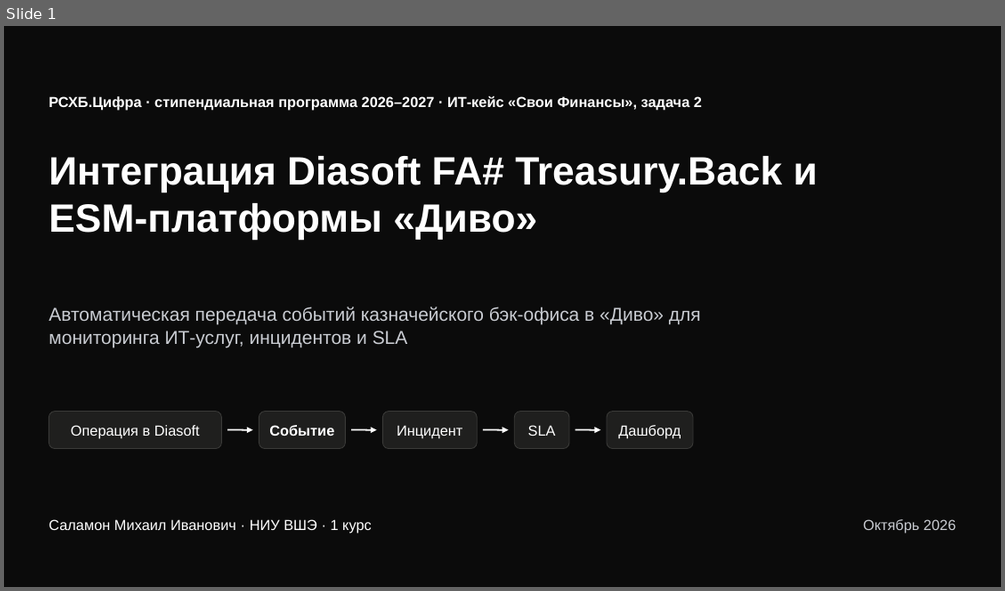
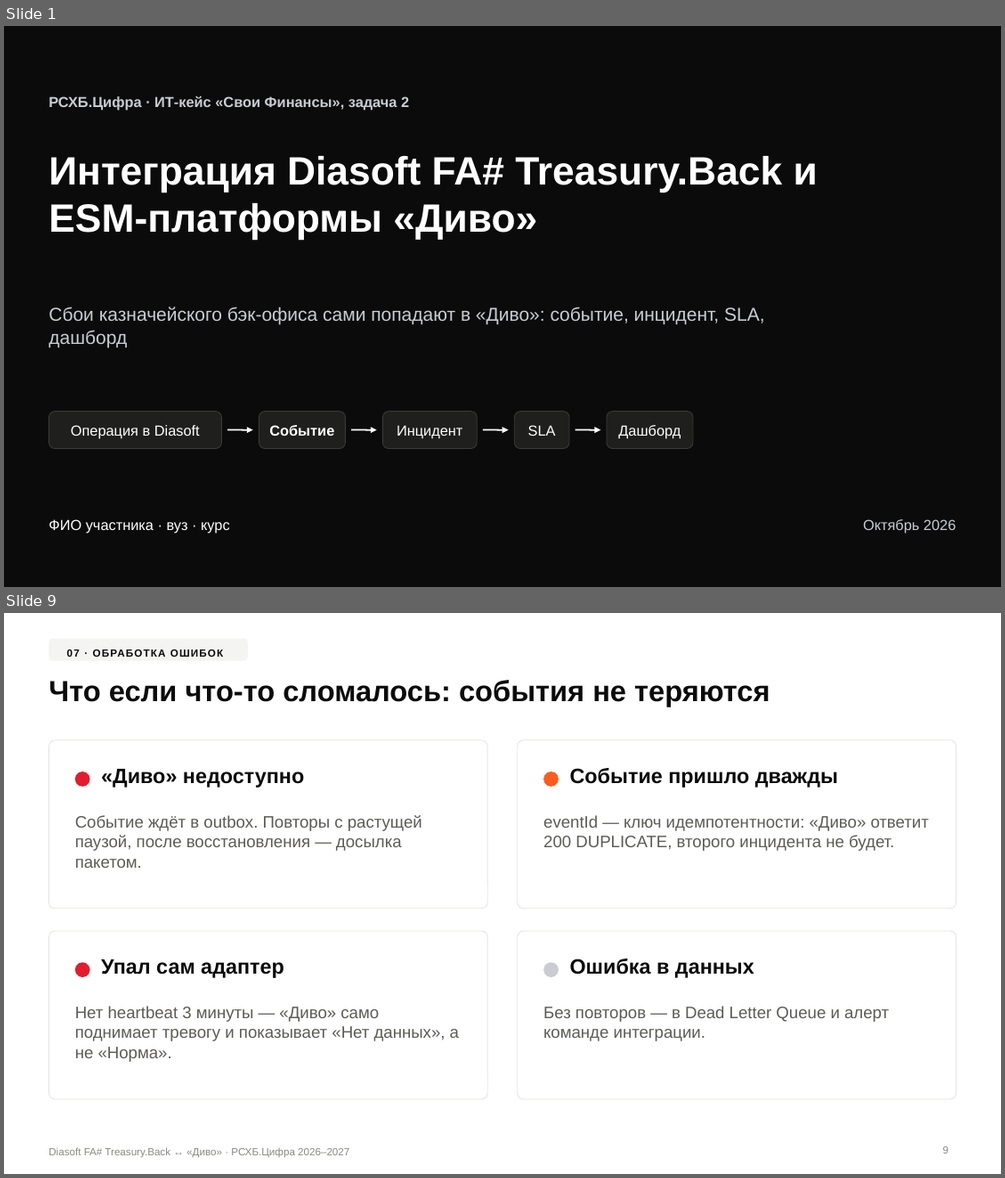
Before and after one commit to schierketsu/rshb, a slide deck: presentation/Diasoft-Divo-integration.pptx. Shown one above the other, each under a label of ours: slide 1 before the commit, slides 1 and 9 after it; the slides between them are not shown. The pictures are 1005x591 and 1005x1178 pixels, drawn with LibreOffice and Linux fonts; fonts in the diff are those of the drawing. Boxes give left, top, right and bottom in pixels: in the first picture for what was removed or moved away, otherwise in the second. Text is boxed around its words. In the diff, an @@ line names an element or a change of style, - is before the commit and + after.

```diff
--- a/presentation/Diasoft-Divo-integration.pptx
+++ b/presentation/Diasoft-Divo-integration.pptx
@@ slide 9 added at (4, 613, 1001, 1174), background #FFFFFF @@
@@ rounded rectangle added at (48, 639, 248, 661), fill #F4F4F2, 10 pt, text #0B0B0B, bold @@
+07 · ОБРАБОТКА ОШИБОК
@@ title added at (48, 680, 769, 706), 28 pt, text #0B0B0B, bold @@
+Что если что-то сломалось: события не теряются
@@ rounded rectangle added at (48, 740, 488, 908), fill #FFFFFF, outline #E6E5E0 0.75 pt @@
@@ rounded rectangle added at (518, 740, 956, 908), fill #FFFFFF, outline #E6E5E0 0.75 pt @@
@@ ellipse added at (75, 771, 90, 787), fill #E31D2F @@
@@ text added at (101, 769, 304, 787), 20 pt, text #0B0B0B, bold @@
+«Диво» недоступно
@@ ellipse added at (544, 771, 558, 787), fill #FF5B1F @@
@@ text added at (570, 768, 838, 787), 20 pt, text #0B0B0B, bold @@
+Событие пришло дважды
@@ text added at (75, 815, 422, 868), 16 pt, text #5C5B57 @@
+Событие ждёт в outbox. Повторы с растущей паузой, после восстановления — досылка пакетом.
@@ text added at (543, 815, 929, 851), 16 pt, text #5C5B57 @@
+eventId — ключ идемпотентности: «Диво» ответит 200 DUPLICATE, второго инцидента не будет.
@@ rounded rectangle added at (48, 931, 488, 1099), fill #FFFFFF, outline #E6E5E0 0.75 pt @@
@@ rounded rectangle added at (518, 931, 956, 1099), fill #FFFFFF, outline #E6E5E0 0.75 pt @@
@@ text added at (101, 959, 284, 978), 20 pt, text #0B0B0B, bold @@
+Упал сам адаптер
@@ text added at (570, 958, 754, 978), 20 pt, text #0B0B0B, bold @@
+Ошибка в данных
@@ ellipse added at (75, 962, 90, 977), fill #E31D2F @@
@@ ellipse added at (544, 962, 558, 977), fill #C9CCD2 @@
@@ text added at (75, 1005, 459, 1062), 16 pt, text #5C5B57 @@
+Нет heartbeat 3 минуты — «Диво» само поднимает тревогу и показывает «Нет данных», а не «Норма».
@@ text added at (543, 1005, 889, 1041), 16 pt, text #5C5B57 @@
+Без повторов — в Dead Letter Queue и алерт команде интеграции.
@@ page number added at (943, 1146, 948, 1153), 10 pt, text #8A8984 @@
+9
@@ text added at (48, 1147, 349, 1158), 10 pt, text #8A8984 @@
+Diasoft FA# Treasury.Back ↔ «Диво» · РСХБ.Цифра 2026–2027
@@ slide 1 changed as well @@
@@ text at (48, 96, 409, 111): text changed; text colour #FFFFFF to #C9CCD2 @@
-РСХБ.Цифра · стипендиальная программа 2026–2027 · ИТ-кейс «Свои Финансы», задача 2
+РСХБ.Цифра · ИТ-кейс «Свои Финансы», задача 2
@@ text at (48, 306, 764, 347): text changed @@
-Автоматическая передача событий казначейского бэк-офиса в «Диво» для мониторинга ИТ-услуг, инцидентов и SLA
+Сбои казначейского бэк-офиса сами попадают в «Диво»: событие, инцидент, SLA, дашборд
@@ text at (48, 519, 230, 533): text changed @@
-Саламон Михаил Иванович · НИУ ВШЭ · 1 курс
+ФИО участника · вуз · курс
```
Also in this commit, not shown: 5 other slides changed, 10 other slides added, 17 slides removed, 9 other files.
